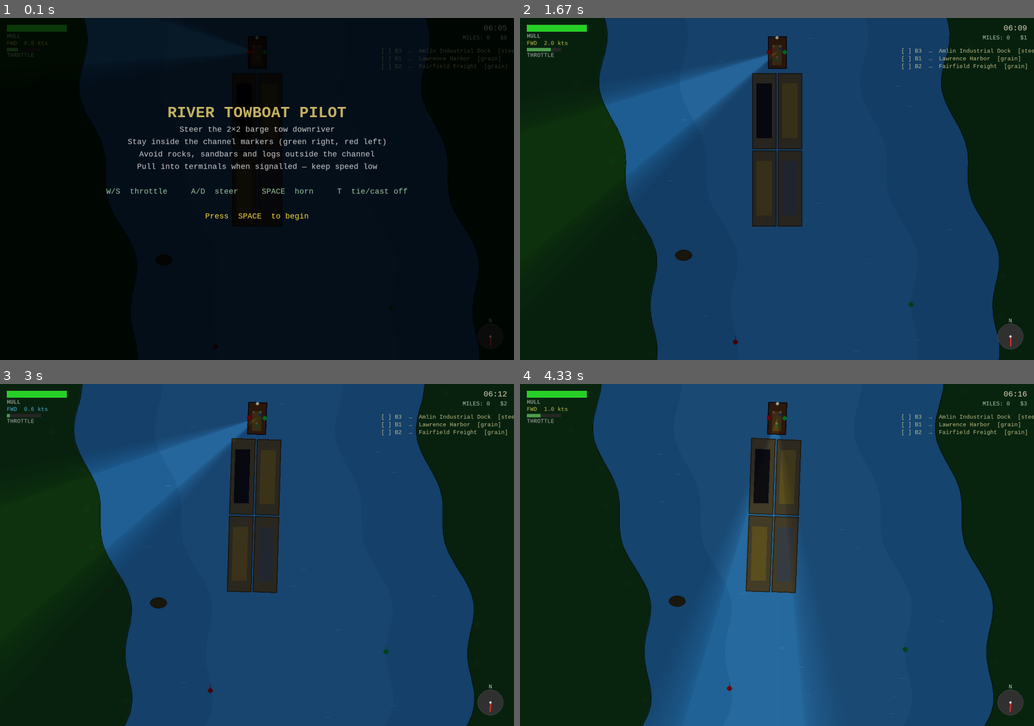
Above: before the commit, frames 1-4 (two rows, left to right).
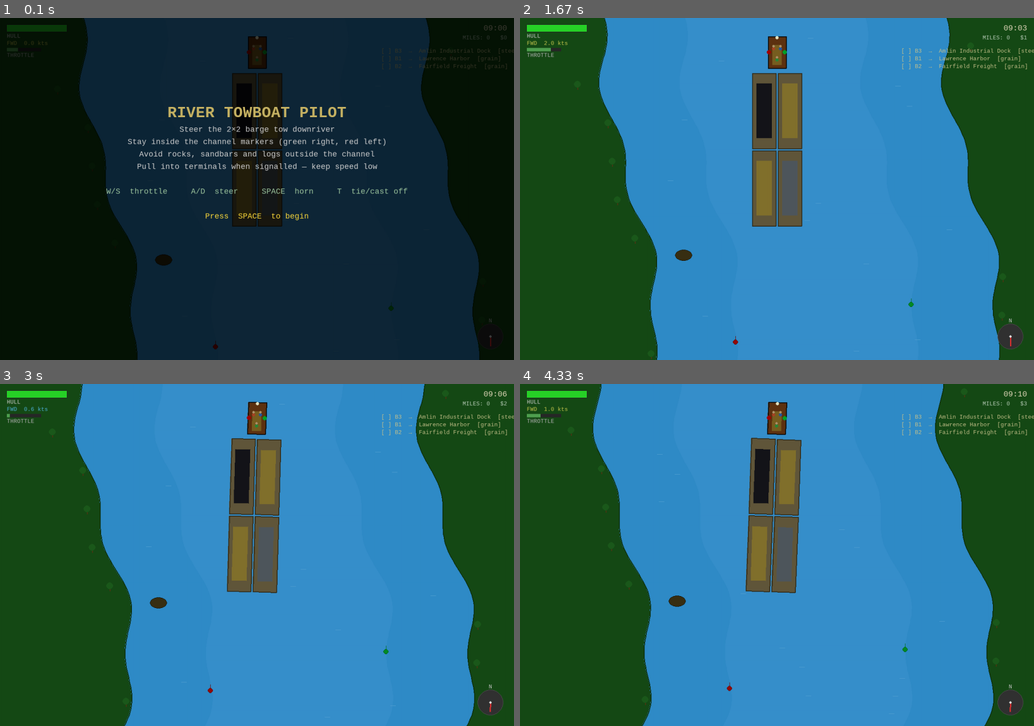
Above: after the commit, the same moments.

Repository: roadwarrior99/lock-simulator
Game: pygame game, started from pilot_sim.py
Two runs of this game, one before a commit and one after it. Both use one fixed random seed, a clock stepped at 60 frames per second and the inputs below.
Inputs (mouse positions are in pixels of both pictures, inside the frame that each line leads up to):
- Up to frame 1 (0.1 s): no input
- Up to frame 2 (1.67 s): tap Space at 0.33 s; hold Up 1.17-1.63 s; move the mouse to (617, 137) at 1.2 s
- Up to frame 3 (3 s): hold Down 1.67-2.13 s; move the mouse to (318, 585) at 1.7 s; hold Left 2.17-2.7 s; move the mouse to (123, 428) at 2.2 s; hold Down from 2.73 s (still down); move the mouse to (133, 486) at 2.77 s
- Up to frame 4 (4.33 s): release Down at 3.03 s; hold Left 3.07-3.47 s; move the mouse to (591, 544) at 3.1 s; hold Up 3.5-3.87 s; move the mouse to (751, 643) at 3.53 s

The runs differ from the first frame. In frame 1, 56% of the frame differs, in the area x 15-99%, y 0-100%; in frame 2, 93%; in frame 3, 92%; in frame 4, 98%, in the area x 0-100%, y 0-100%.

Commit message:
pilot starts on days

Diff:
--- a/campaign_save.py
+++ b/campaign_save.py
@@ -23,6 +23,7 @@
             'total_earnings': 0.0,
         }
     progs = {sid: _fresh() for sid in STAGE_IDS}
+    progs['captain']['phase'] = 'days'   # captain starts on day shifts
     # Operator tracks which ships have been seen and in which direction this week.
     # 'week' increments every 7 shifts; 'ships' maps name → {'last_dir': +1 or -1}.
     progs['operator']['ship_log'] = {'week': 0, 'ships': {}}
--- a/main.py
+++ b/main.py
@@ -896,7 +896,7 @@
         """Configure and run one captain (towboat pilot) shift."""
         prog     = self.progressions['captain']
         is_night = prog['phase'] == 'nights'
-        start    = 20.0 if is_night else 6.0
+        start    = 20.0 if is_night else 9.0   # day shifts start at 9 AM
 
         vis = PilotGame(
             shift_duration=12.0,
--- a/pilot_sim.py
+++ b/pilot_sim.py
@@ -125,7 +125,7 @@
 
 # ── Game time ──────────────────────────────────────────────────────────────────
 MINS_PER_SEC = 2.5    # game-minutes per real second
-START_HOUR   = 6.1    # 6:06 AM  (pre-dawn → dawn → full day → dusk → night)
+START_HOUR   = 9.0    # 9:00 AM  — full daylight to ease the player in
 
 # ── Docking ────────────────────────────────────────────────────────────────────
 DOCK_SLOW    = 0.85   # max speed to register docking contact
